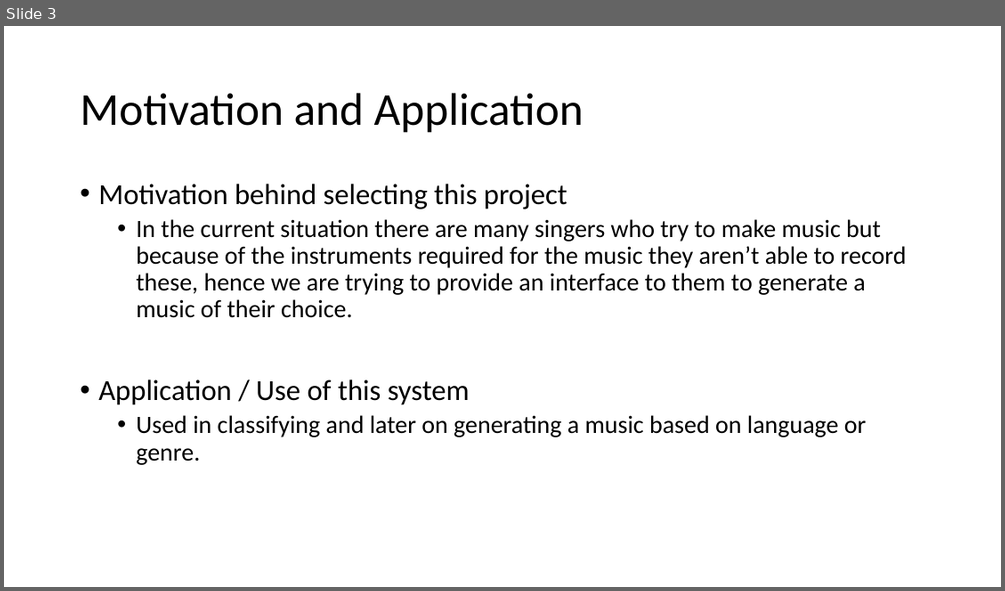
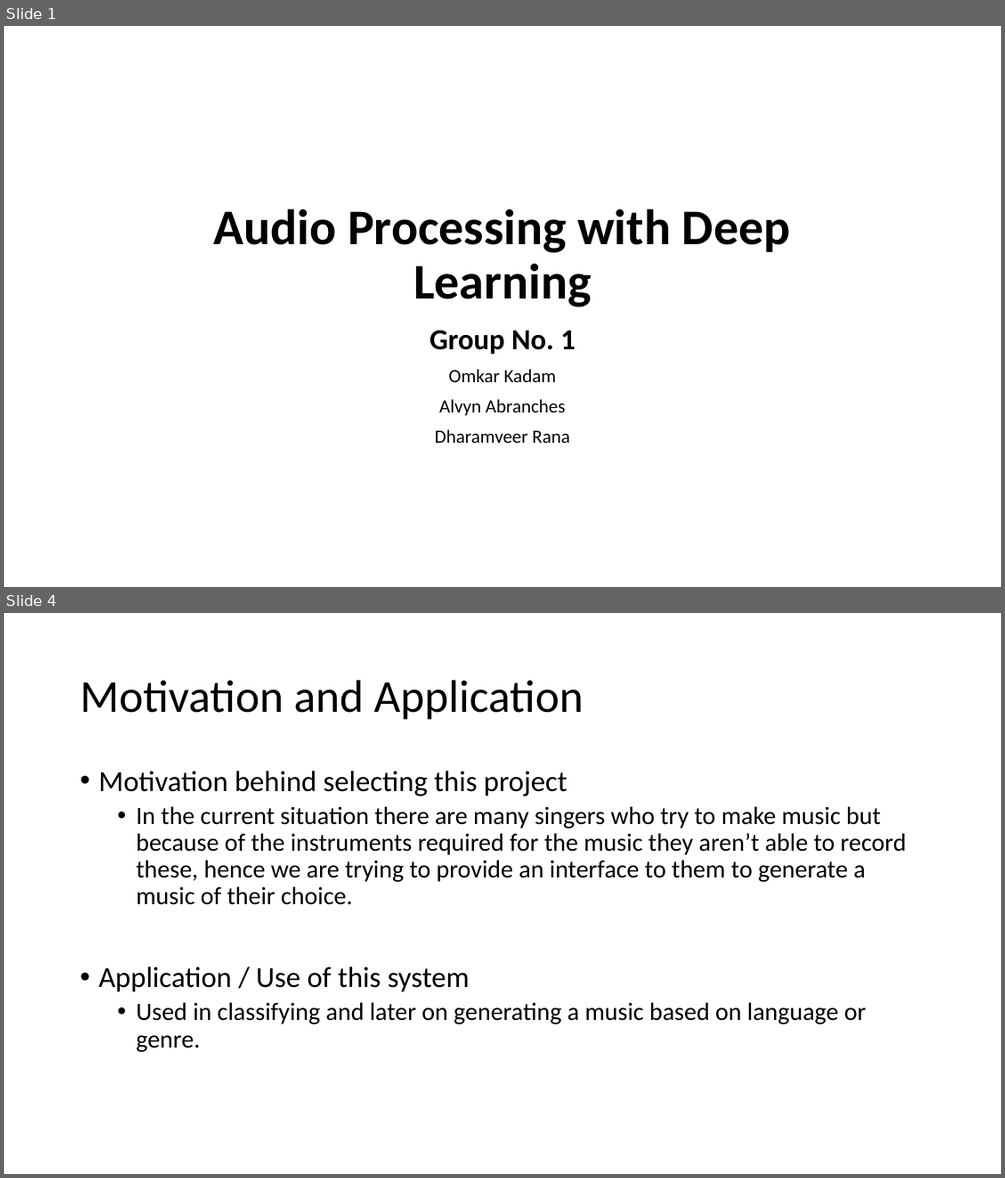
Before and after one commit to alvynabranches/trimester4, a slide deck: 3_Mini_Project/MiniProject_Synopsis.pptx. Shown one above the other, each under a label of ours: slide 3 before the commit, slides 1 and 4 after it; the slides between them are not shown. The pictures are 1005x591 and 1005x1178 pixels, drawn with LibreOffice and Linux fonts; fonts in the diff are those of the drawing. Boxes give left, top, right and bottom in pixels: in the first picture for what was removed or moved away, otherwise in the second. Text is boxed around its words. In the diff, an @@ line names an element or a change of style, - is before the commit and + after.

```diff
--- a/3_Mini_Project/MiniProject_Synopsis.pptx
+++ b/3_Mini_Project/MiniProject_Synopsis.pptx
@@ slide 1 added at <box>4,26,1001,587</box>, background #FFFFFF @@
@@ title added at <box>214,208,791,307</box>, 48 pt, text #000000, bold @@
+Audio Processing with Deep Learning
@@ subtitle added at <box>429,329,575,443</box>, 18 pt, text #000000 @@
+Group No. 1
+Omkar Kadam
+Alvyn Abranches
+Dharamveer Rana
@@ what was slide 3 is now slide 4 @@
```
Also in this commit, not shown: 4 slides changed.
